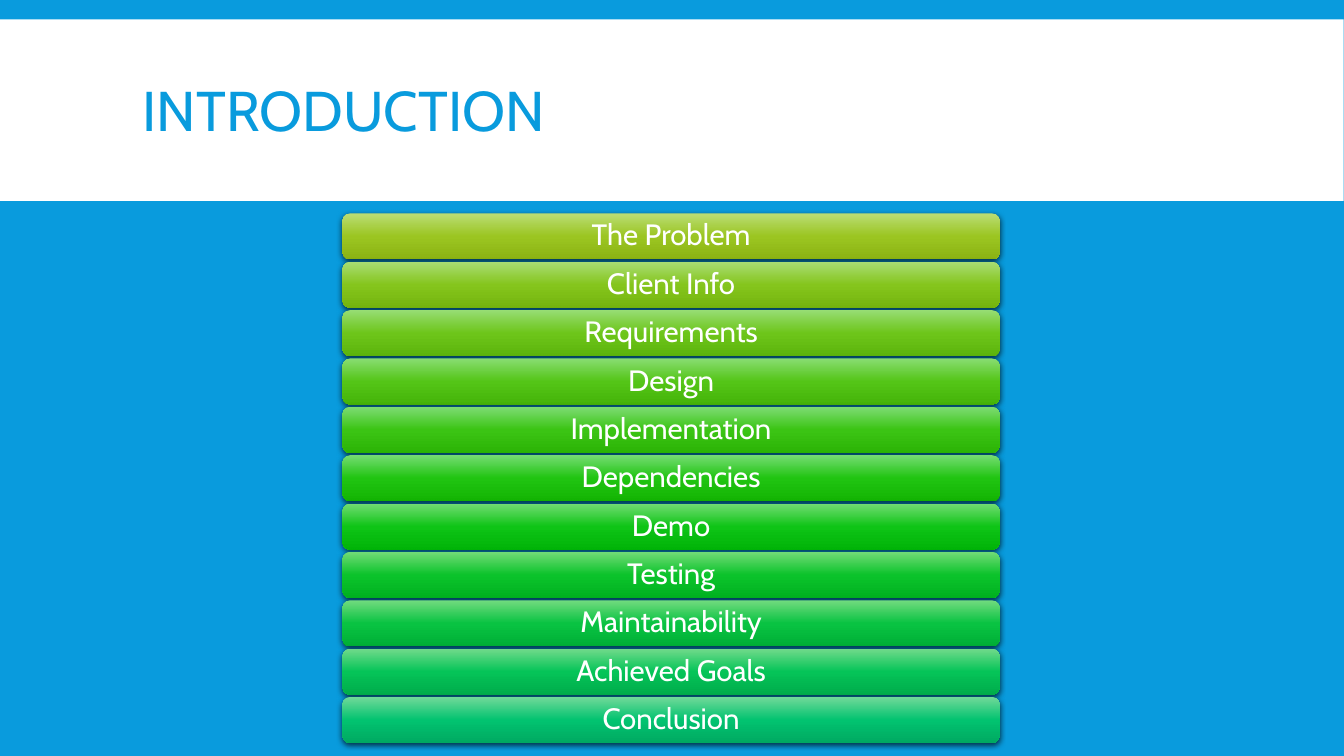
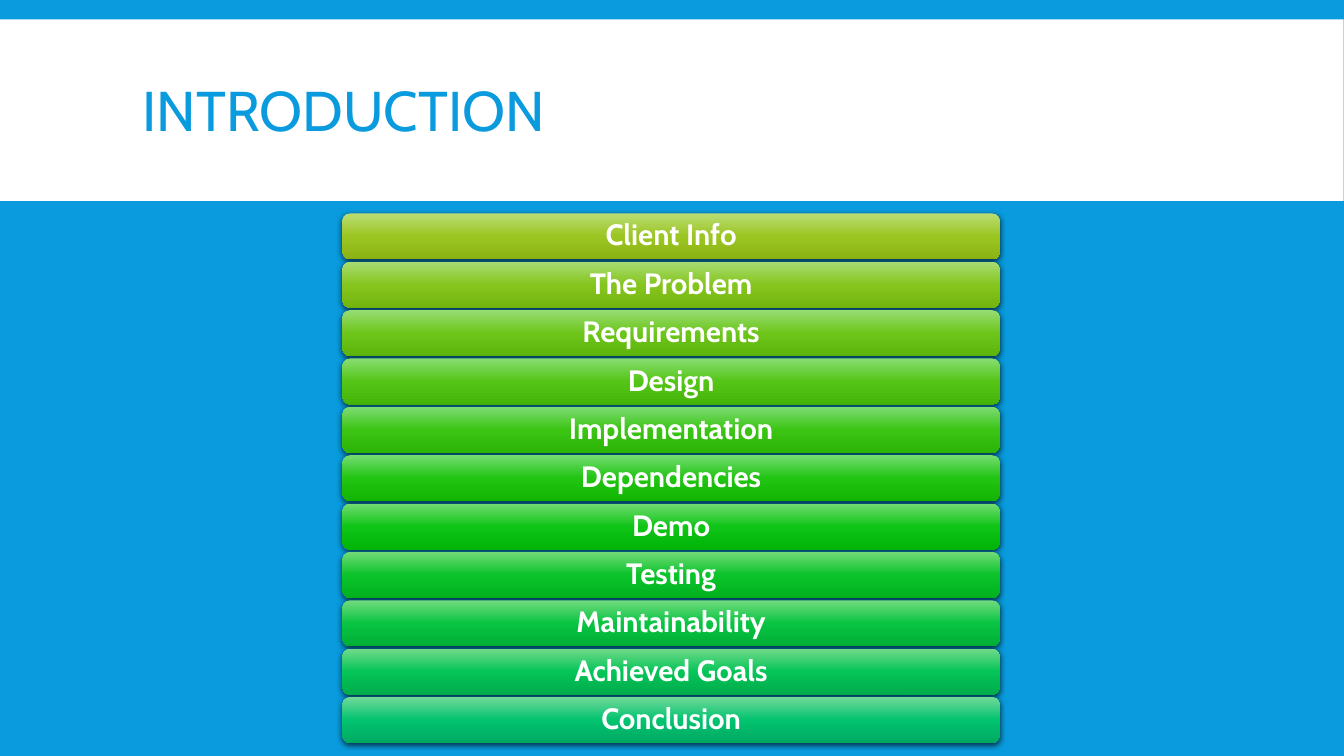
Before and after one commit to OryGregS/SeniorProject, a slide deck: slide 2 of docs/FuzzyRecordLinkage.pptx. Drawn at 1344x756 pixels with LibreOffice and Linux fonts; fonts in the diff are those of the drawing. Boxes give left, top, right and bottom in pixels: in the first picture for what was removed or moved away, otherwise in the second. Text is boxed around its words. In the diff, an @@ line names an element or a change of style, - is before the commit and + after.

```diff
--- a/docs/FuzzyRecordLinkage.pptx
+++ b/docs/FuzzyRecordLinkage.pptx
@@ bold on in 11 elements at box(582, 321, 759, 349), box(628, 370, 715, 398), box(569, 417, 773, 446), box(581, 465, 761, 494), box(632, 515, 710, 543), box(626, 563, 716, 591), box(576, 610, 765, 640), box(575, 659, 768, 688), box(601, 707, 741, 736), box(590, 272, 753, 301), box(606, 223, 737, 253) @@
@@ text "Client Info": place and size @@
-text "Client Info" at box(607, 272, 735, 295)
+text "Client Info" at box(606, 223, 737, 253)
@@ text "The Problem": place and size @@
-text "The Problem" at box(592, 222, 751, 245)
+text "The Problem" at box(590, 272, 753, 301)
```
Also in this commit, not shown: 15 other slides changed, 2 slides added, 1 slide removed, 44 other files.
